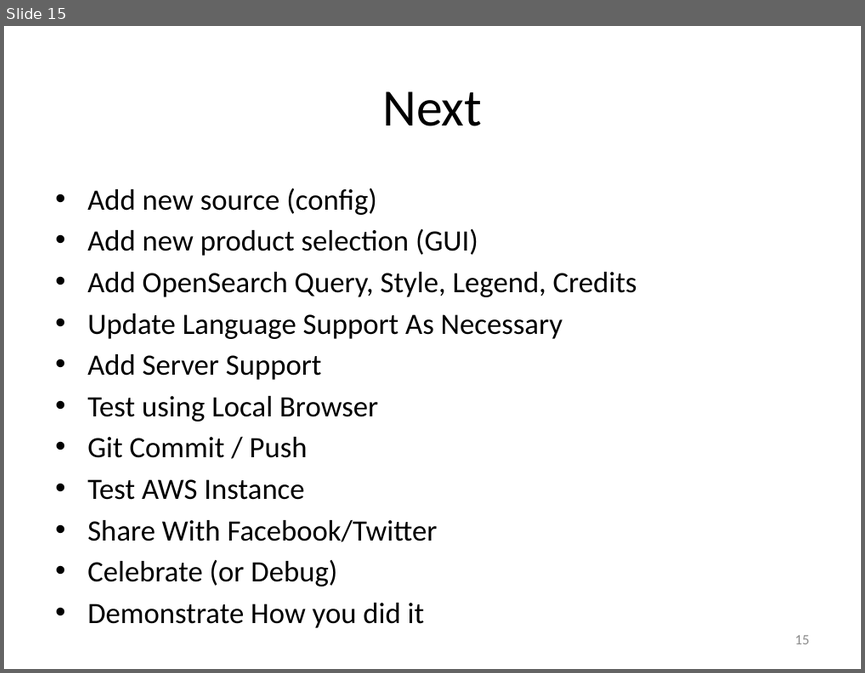
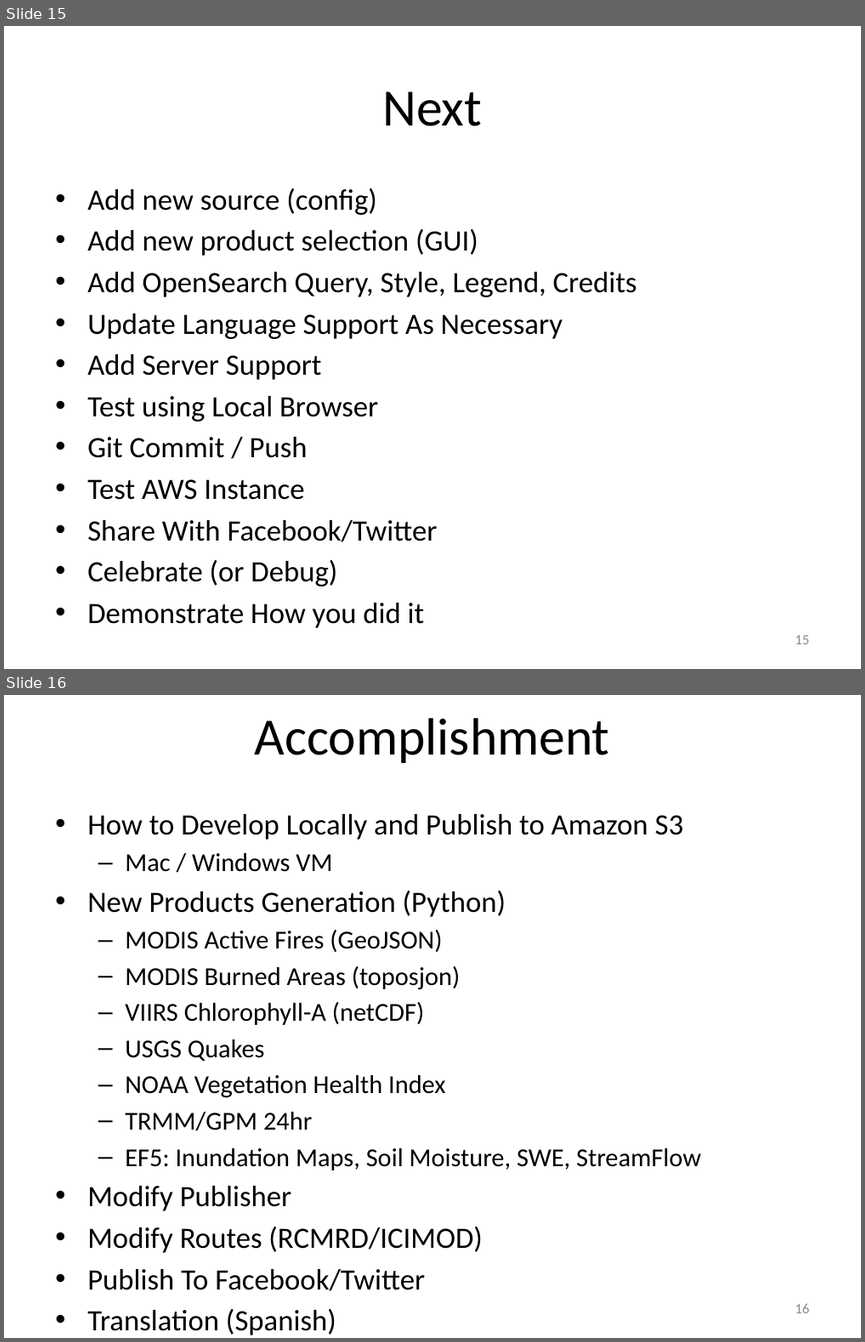
Before and after one commit to vightel/FloodMapsWorkshop, a slide deck: FloodMappingWorkshop-3.pptx. Shown one above the other, each under a label of ours: slide 15 before the commit, slides 15 and 16 after it. The pictures are 865x673 and 865x1342 pixels, drawn with LibreOffice and Linux fonts; fonts in the diff are those of the drawing. Boxes give left, top, right and bottom in pixels: in the first picture for what was removed or moved away, otherwise in the second. Text is boxed around its words. In the diff, an @@ line names an element or a change of style, - is before the commit and + after.

Commit message:
Added viirs chlorophyll-a and burned areas

```diff
--- a/FloodMappingWorkshop-3.pptx
+++ b/FloodMappingWorkshop-3.pptx
@@ slide 16 added at (x1=4, y1=695, x2=861, y2=1338), background #FFFFFF @@
@@ title added at (x1=255, y1=718, x2=610, y2=763), 44 pt, text #000000 @@
+Accomplishment
@@ text added at (x1=87, y1=814, x2=701, y2=1291), 21.7 pt, text #000000 @@
+• How to Develop Locally and Publish to Amazon S3
+  – Mac / Windows VM
+• New Products Generation (Python)
+  – MODIS Active Fires (GeoJSON)
+  – MODIS Burned Areas (toposjon)
+  – VIIRS Chlorophyll-A (netCDF)
+  – USGS Quakes
+  – NOAA Vegetation Health Index
+  – TRMM/GPM 24hr
+  – EF5: Inundation Maps, Soil Moisture, SWE, StreamFlow
+• Modify Publisher
+• Modify Routes (RCMRD/ICIMOD)
+• Publish To Facebook/Twitter
+• Translation (Spanish)
@@ page number added at (x1=794, y1=1304, x2=809, y2=1313), 12 pt, text #8C8C8C @@
+16
```
Also in this commit, not shown: 1 slide changed, 13 other files.
